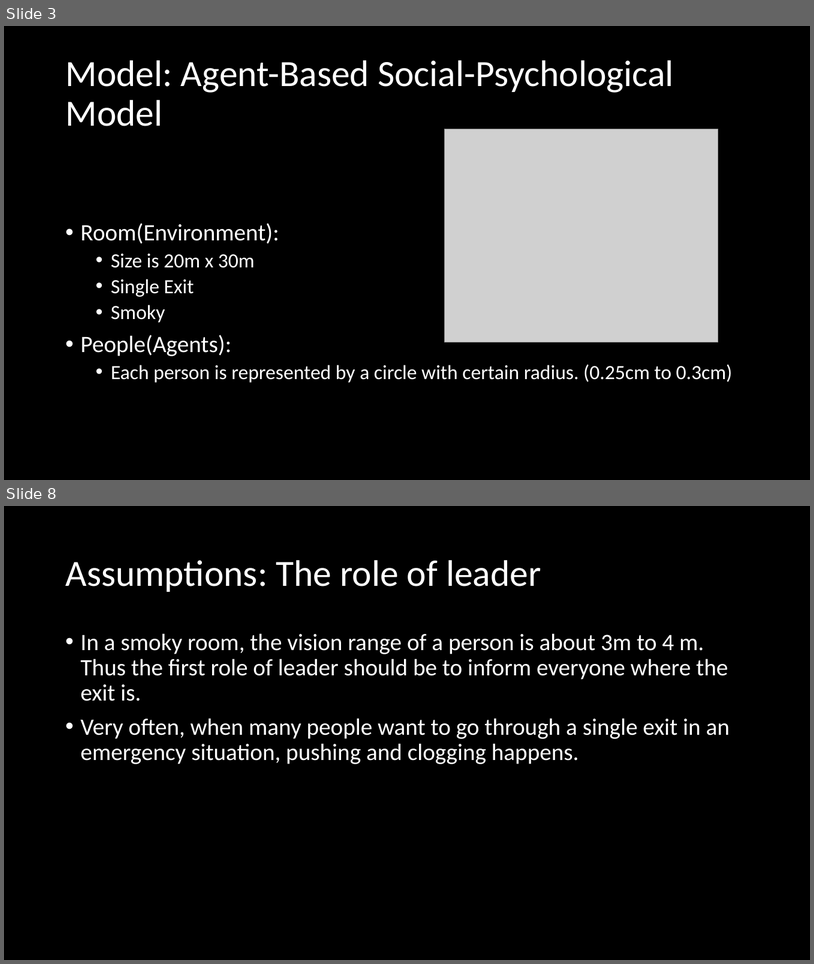
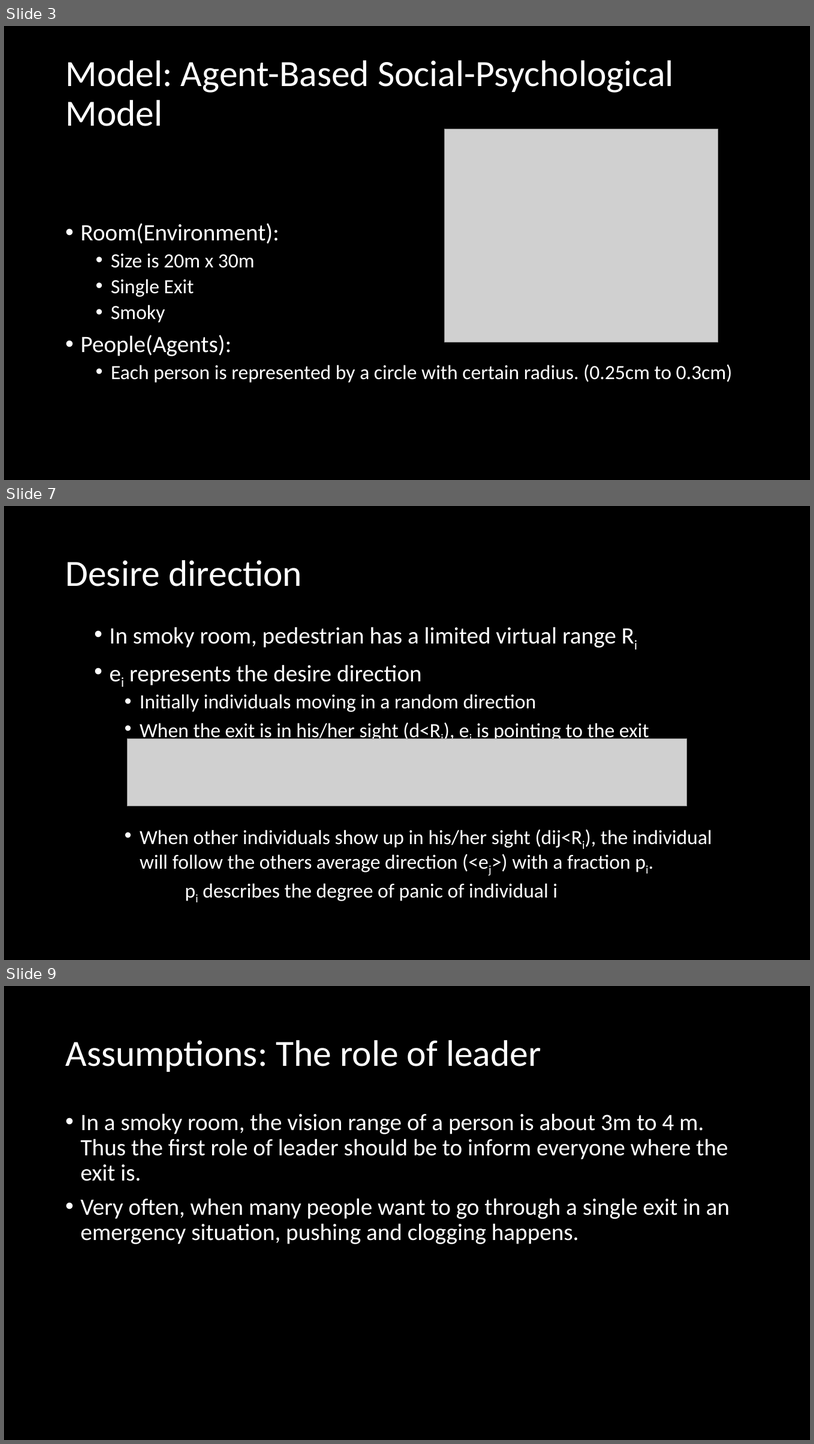
Before and after one commit to cwz3658/CS302, a slide deck: Final Project/Final_Project_WenZhe_YanZhang.pptx. Shown one above the other, each under a label of ours: slides 3 and 8 before the commit, slides 3, 7 and 9 after it; the slides between them are not shown. The pictures are 814x964 and 814x1444 pixels, drawn with LibreOffice and Linux fonts; fonts in the diff are those of the drawing; grey boxes stand for pictures. Boxes give left, top, right and bottom in pixels: in the first picture for what was removed or moved away, otherwise in the second. Text is boxed around its words. In the diff, an @@ line names an element or a change of style, - is before the commit and + after.

```diff
--- a/Final Project/Final_Project_WenZhe_YanZhang.pptx
+++ b/Final Project/Final_Project_WenZhe_YanZhang.pptx
@@ slide 7 added at (4,506,810,960), background #000000 @@
@@ title added at (65,560,302,586), 44 pt, text #FFFFFF @@
+Desire direction
@@ text added at (110,627,713,901), 24 pt, text #FFFFFF @@
+• In smoky room, pedestrian has a limited virtual range Ri
+• ei represents the desire direction
+  • Initially individuals moving in a random direction
+  • When the exit is in his/her sight (d<Ri), ei is pointing to the exit
+  • When other individuals show up in his/her sight (dij<Ri), the individual will follow the others average direction (<ej>) with a fraction pi.
+  pi describes the degree of panic of individual i
@@ picture added at (127,738,687,805) @@
@@ what was slide 8 is now slide 9 @@
```
Also in this commit, not shown: 5 slides changed, 1 other slide added, 1 slide removed.
